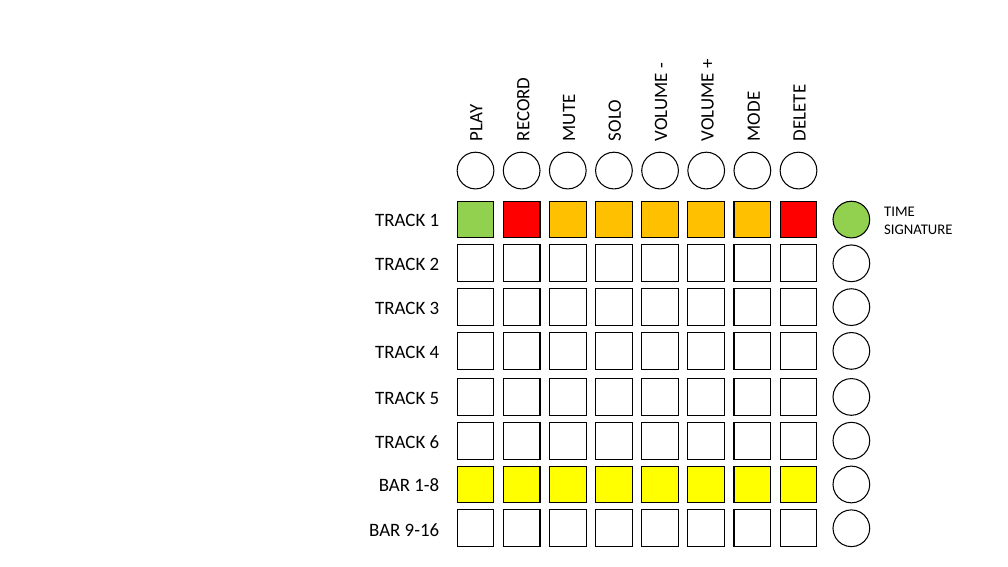
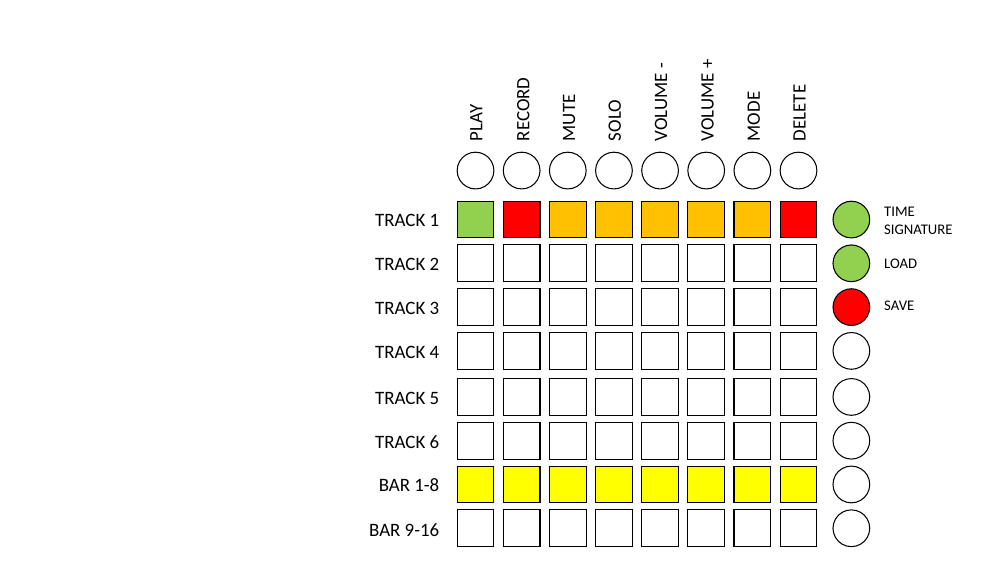
Before and after one commit to denybear/boocli, a slide deck: slide 19 of pictures/BOOCLI.pptx. Drawn at 1008x567 pixels with LibreOffice and Linux fonts; fonts in the diff are those of the drawing. Boxes give left, top, right and bottom in pixels: in the first picture for what was removed or moved away, otherwise in the second. Text is boxed around its words. In the diff, an @@ line names an element or a change of style, - is before the commit and + after.

```diff
--- a/pictures/BOOCLI.pptx
+++ b/pictures/BOOCLI.pptx
@@ ellipse at bbox=[833, 245, 870, 282]: fill none to #92D050 @@
@@ text added at bbox=[884, 258, 917, 268], 14 pt, text #000000 @@
+LOAD
@@ ellipse at bbox=[833, 289, 870, 326]: fill none to #FF0000 @@
@@ text added at bbox=[884, 300, 914, 310], 14 pt, text #000000 @@
+SAVE
```
Also in this commit, not shown: 18 other slides changed, 19 other files.
